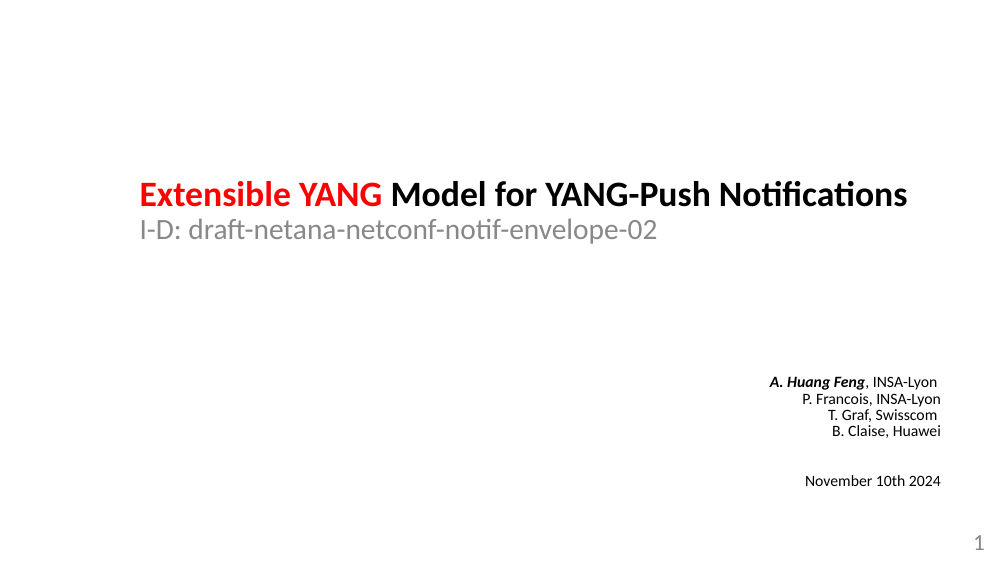
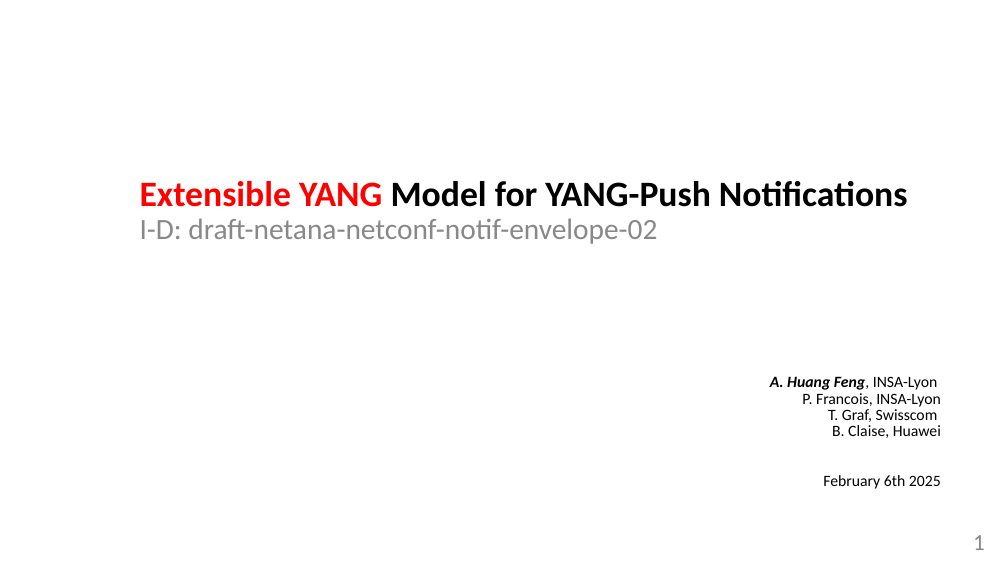
Before and after one commit to network-analytics/ietf-network-analytics-document-status, a slide deck: slide 1 of 122/NETCONF/netconf-nmop-interim-draft-netana-netconf-notif-envelope-02.pptx. Drawn at 1008x567 pixels with LibreOffice and Linux fonts; fonts in the diff are those of the drawing. Boxes give left, top, right and bottom in pixels: in the first picture for what was removed or moved away, otherwise in the second. Text is boxed around its words. In the diff, an @@ line names an element or a change of style, - is before the commit and + after.

```diff
--- a/122/NETCONF/netconf-nmop-interim-draft-netana-netconf-notif-envelope-02.pptx
+++ b/122/NETCONF/netconf-nmop-interim-draft-netana-netconf-notif-envelope-02.pptx
@@ text at (823,475,941,489): text changed @@
-November 10th 2024
+February 6th 2025
```
Also in this commit, not shown: 2 other slides changed, 3 other files.
